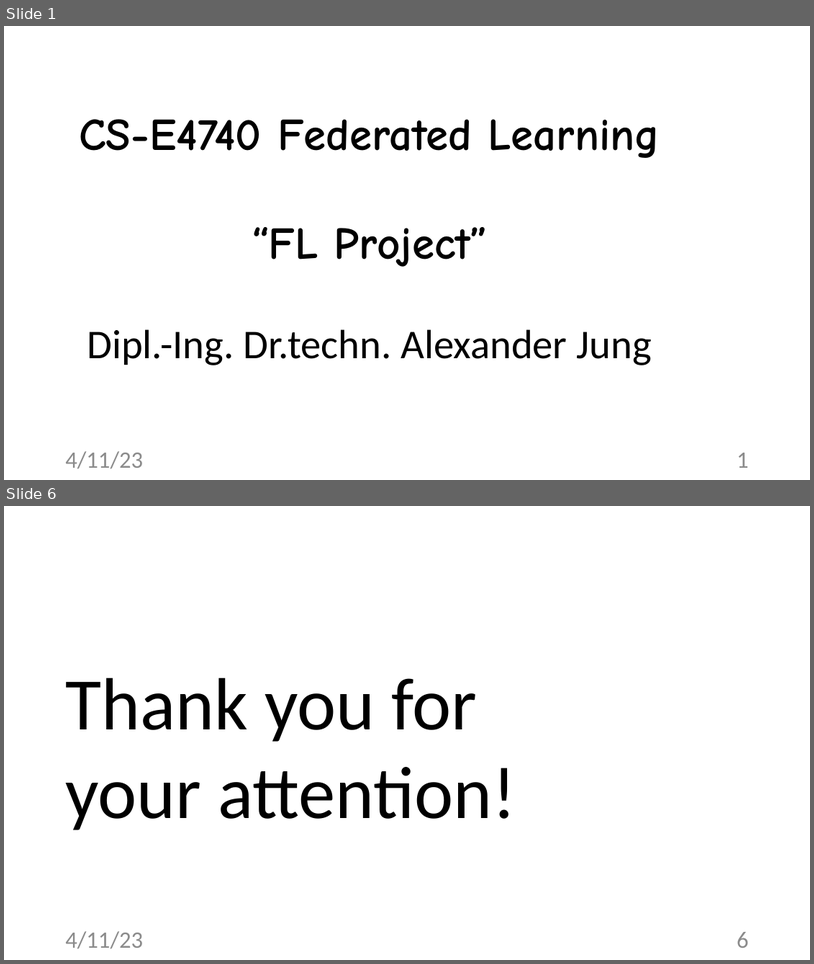
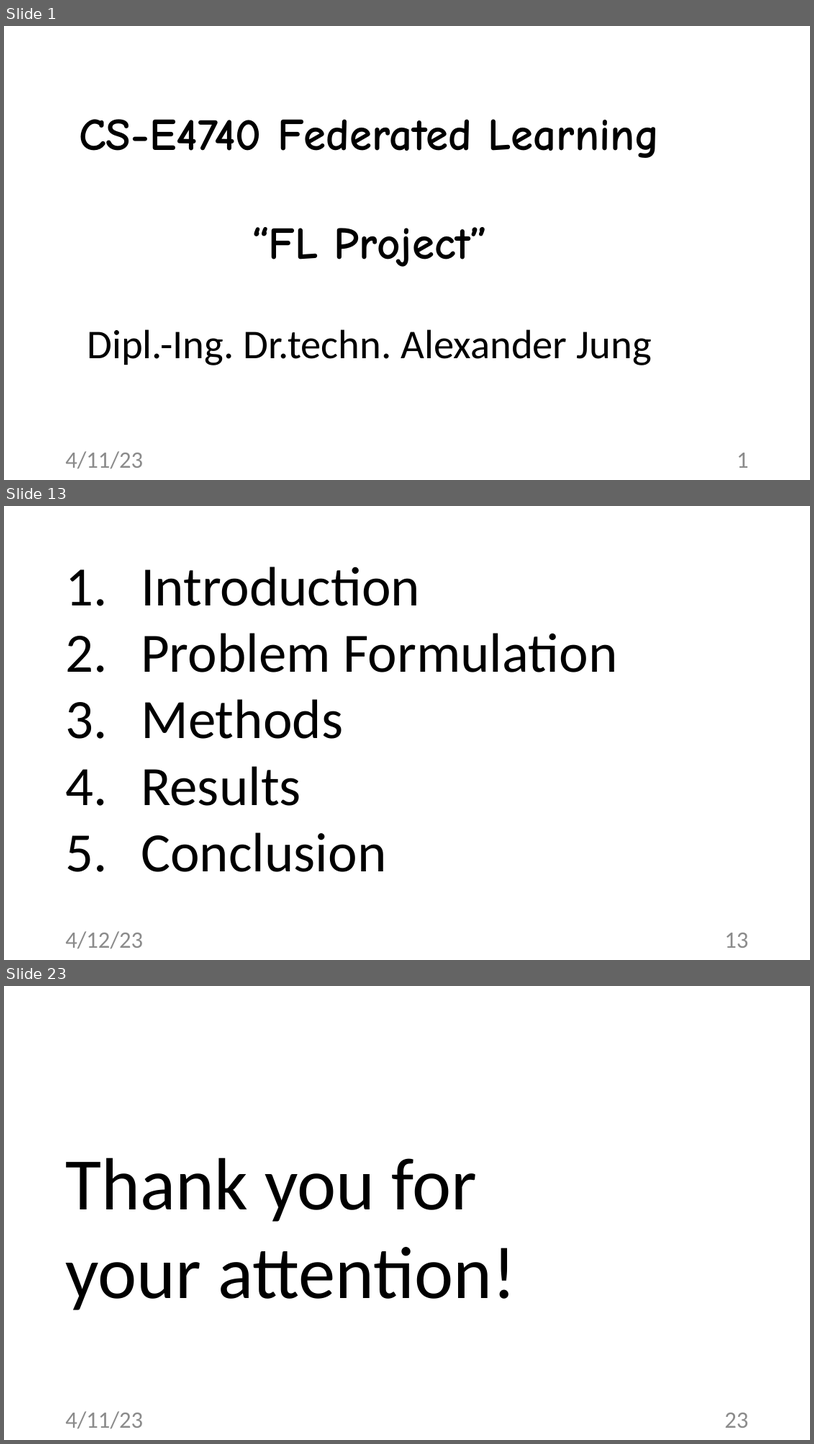
Before and after one commit to alexjungaalto/FederatedLearning, a slide deck: slides/CS-E4740_FLProject.pptx. Shown one above the other, each under a label of ours: slides 1 and 6 before the commit, slides 1, 13 and 23 after it; the slides between them are not shown. The pictures are 814x964 and 814x1444 pixels, drawn with LibreOffice and Linux fonts; fonts in the diff are those of the drawing. Boxes give left, top, right and bottom in pixels: in the first picture for what was removed or moved away, otherwise in the second. Text is boxed around its words. In the diff, an @@ line names an element or a change of style, - is before the commit and + after.

```diff
--- a/slides/CS-E4740_FLProject.pptx
+++ b/slides/CS-E4740_FLProject.pptx
@@ slide 13 added at (4,506,810,960), background #FFFFFF @@
@@ text added at (141,566,617,872), 66 pt, text #000000 @@
+1. Introduction
+2. Problem Formulation
+3. Methods
+4. Results
+5. Conclusion
@@ text added at (65,931,143,949), 28 pt, text #8C8C8C @@
+4/12/23
@@ page number added at (725,932,748,947), 28 pt, text #8C8C8C @@
+13
@@ what was slide 6 is now slide 23 @@
@@ page number at (725,1412,748,1427): text changed @@
-6
+23
```
Also in this commit, not shown: 4 slides changed, 16 other slides added, 3 other files.
